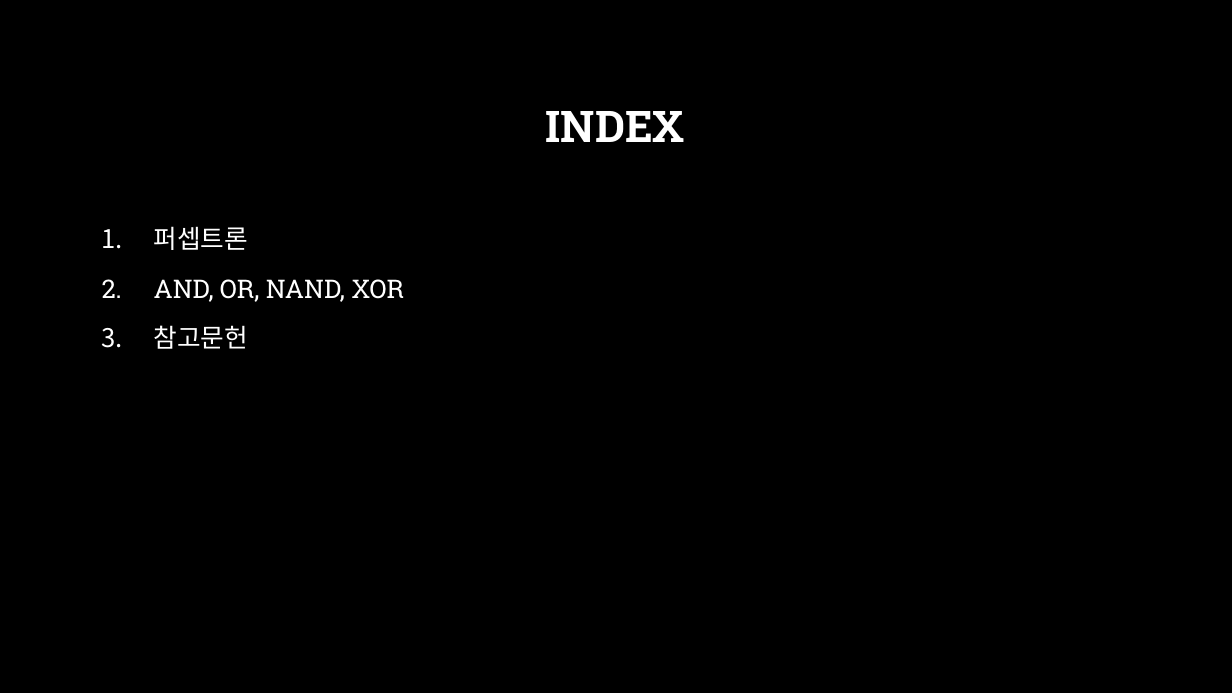
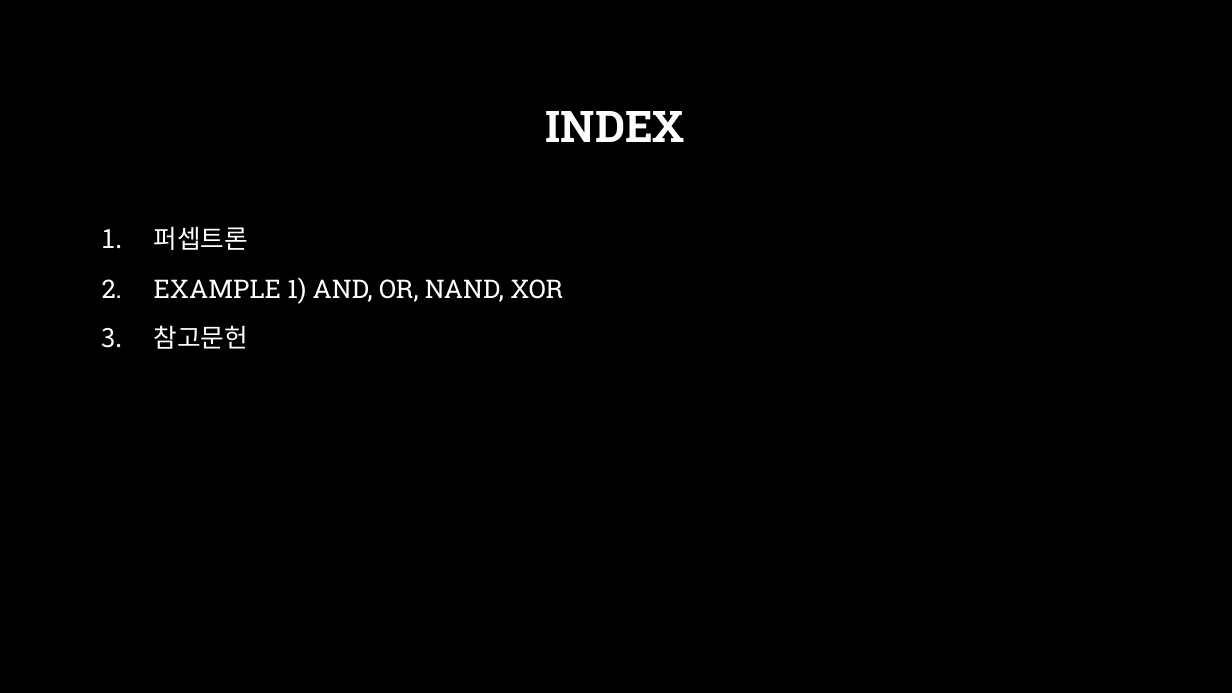
Before and after one commit to across0406/2017-GNU-Science-Camp-of-Computer-Science, a slide deck: slide 2 of ppt/4. 퍼셉트론 및 신경망.pptx. Drawn at 1232x693 pixels with LibreOffice and Linux fonts; fonts in the diff are those of the drawing; background and template pictures are left out. Boxes give left, top, right and bottom in pixels: in the first picture for what was removed or moved away, otherwise in the second. Text is boxed around its words. In the diff, an @@ line names an element or a change of style, - is before the commit and + after.

```diff
--- a/ppt/4. 퍼셉트론 및 신경망.pptx
+++ b/ppt/4. 퍼셉트론 및 신경망.pptx
@@ text at (154,277,563,304): text changed @@
-2. AND, OR, NAND, XOR
+2. EXAMPLE 1) AND, OR, NAND, XOR
```
Also in this commit, not shown: 2 other slides changed, 6 slides added, 6 other files.
